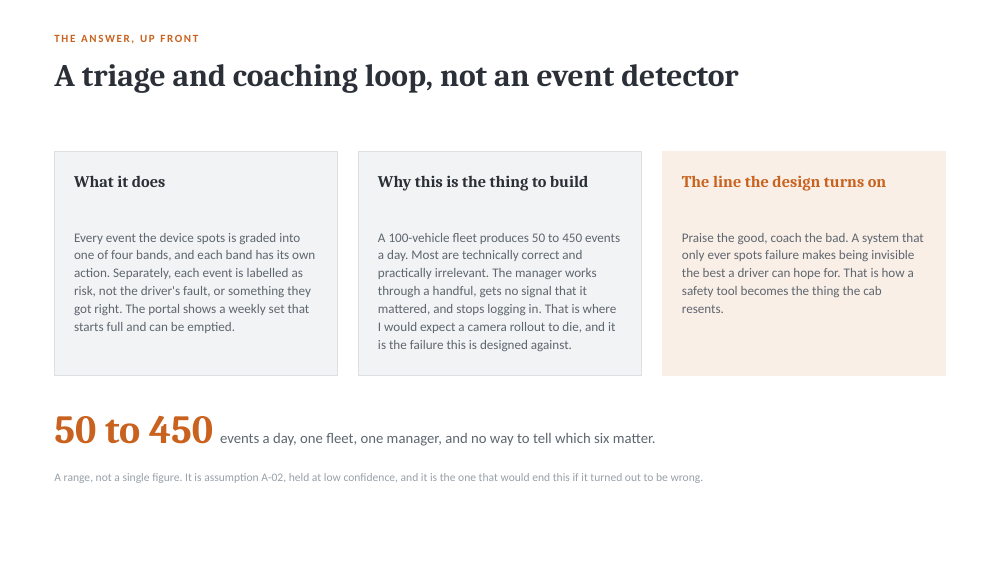
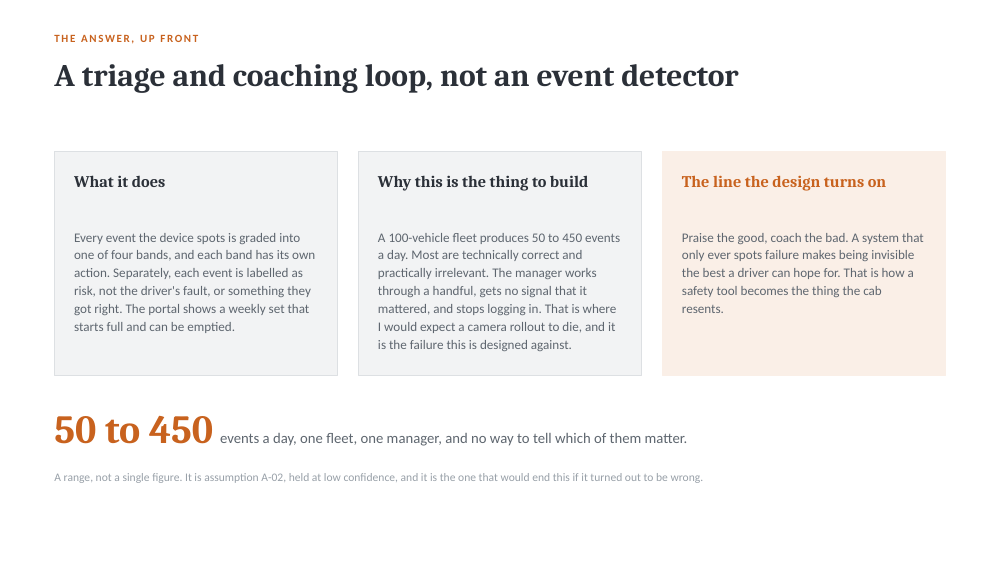
Before and after one commit to dannydaley76/cameramatics-product-brain, a slide deck: slide 2 of deck/cameramatics-danny-daley.pptx. Drawn at 1008x567 pixels with LibreOffice and Linux fonts; fonts in the diff are those of the drawing. Boxes give left, top, right and bottom in pixels: in the first picture for what was removed or moved away, otherwise in the second. Text is boxed around its words. In the diff, an @@ line names an element or a change of style, - is before the commit and + after.

```diff
--- a/deck/cameramatics-danny-daley.pptx
+++ b/deck/cameramatics-danny-daley.pptx
@@ text at box(54, 416, 688, 446): text changed @@
-50 to 450 events a day, one fleet, one manager, and no way to tell which six matter.
+50 to 450 events a day, one fleet, one manager, and no way to tell which of them matter.
```
Also in this commit, not shown: 11 other slides changed, 9 other files.
